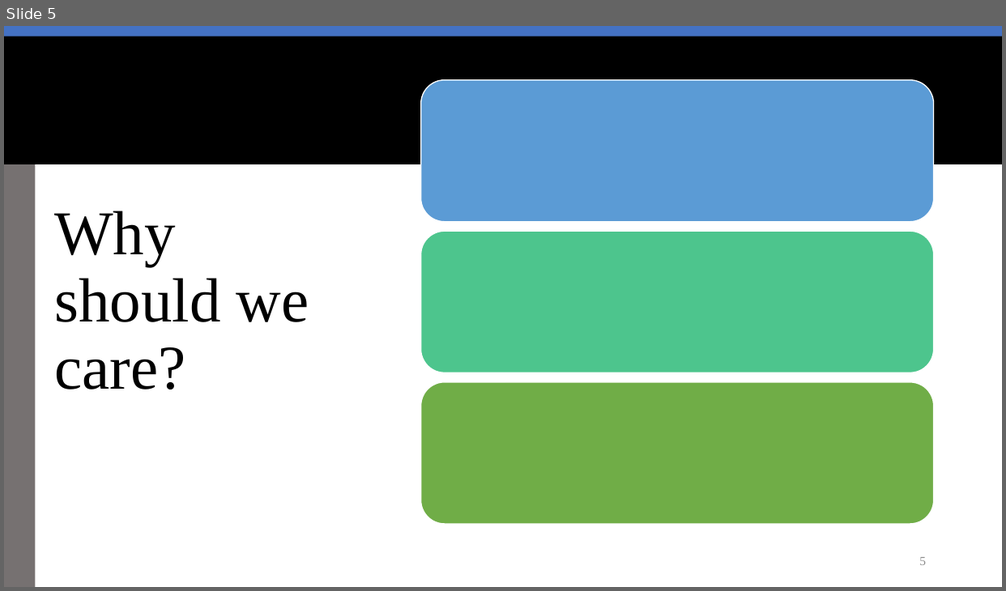
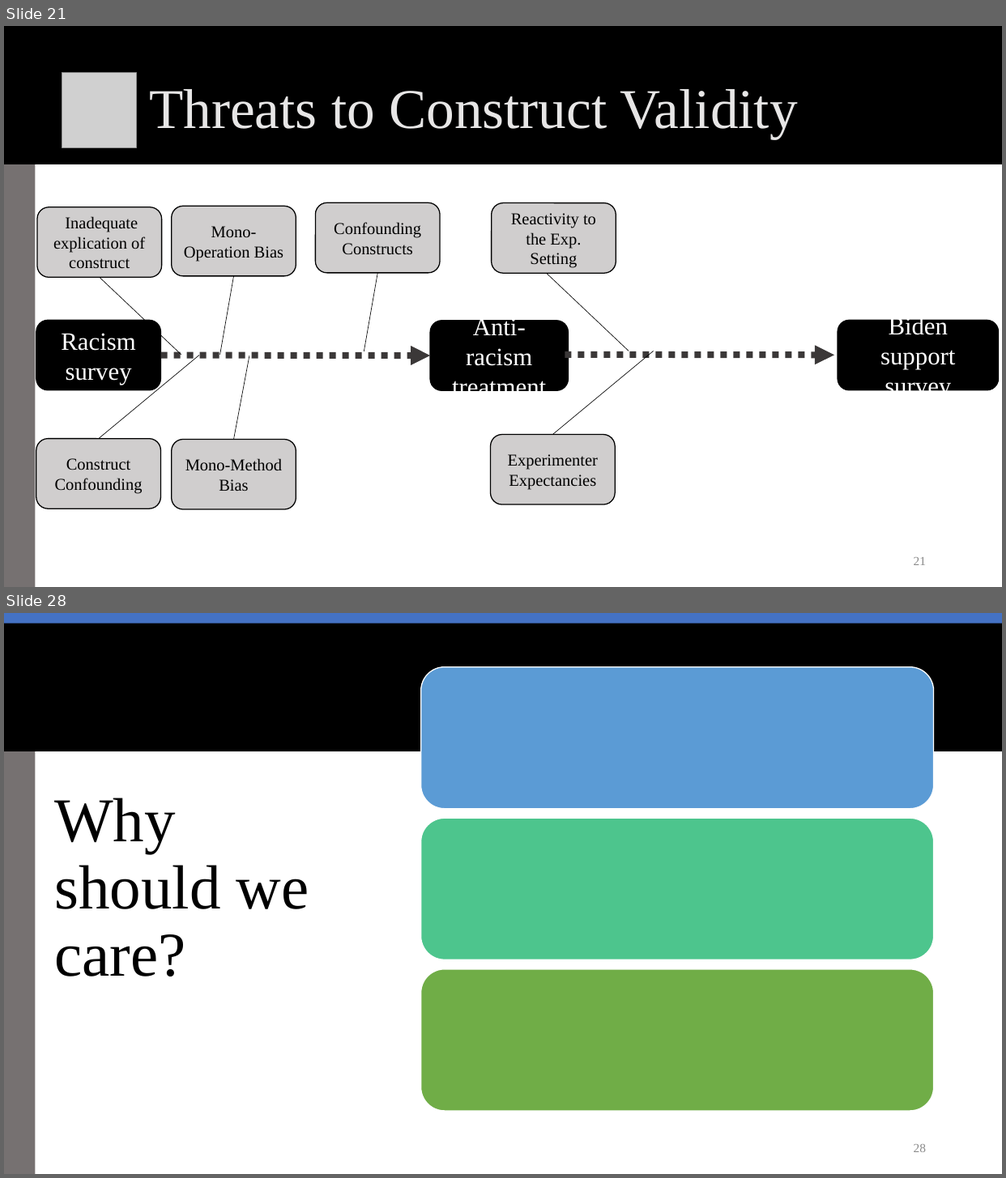
Before and after one commit to rossdahlke/course_writings, a slide deck: stanford_comm_318/week_03/week_03_scc.pptx. Shown one above the other, each under a label of ours: slide 5 before the commit, slides 21 and 28 after it; the slides between them are not shown. The pictures are 1006x591 and 1006x1178 pixels, drawn with LibreOffice and Linux fonts; fonts in the diff are those of the drawing; grey boxes stand for pictures; background and template pictures are left out. Boxes give left, top, right and bottom in pixels: in the first picture for what was removed or moved away, otherwise in the second. Text is boxed around its words. In the diff, an @@ line names an element or a change of style, - is before the commit and + after.

```diff
--- a/stanford_comm_318/week_03/week_03_scc.pptx
+++ b/stanford_comm_318/week_03/week_03_scc.pptx
@@ slide 21 added at <box>4,26,1002,587</box>, background #FFFFFF; not listed: 2 template elements that a slide beside it also shows @@
@@ picture added at <box>62,72,138,148</box> @@
@@ title added at <box>149,89,798,139</box>, 54 pt, text #E7E6E6 @@
+Threats to Construct Validity
@@ rounded rectangle added at <box>37,207,161,278</box>, fill #D0CECE, outline #000000 1 pt, 16 pt, text #000000 @@
+Inadequate explication of construct
@@ rounded rectangle added at <box>172,207,296,277</box>, fill #D0CECE, outline #000000 1 pt, 16 pt, text #000000 @@
+Mono-Operation Bias
@@ rounded rectangle added at <box>315,203,440,273</box>, fill #D0CECE, outline #000000 1 pt, 16 pt, text #000000 @@
+Confounding Constructs
@@ rounded rectangle added at <box>492,203,616,274</box>, fill #D0CECE, outline #000000 1 pt, 16 pt, text #000000 @@
+Reactivity to the Exp. Setting
@@ line added from (100, 278) to (181, 355), #000000 0.5 pt @@
@@ line added from (234, 276) to (220, 355), #000000 0.5 pt @@
@@ line added from (377, 273) to (364, 352), #000000 0.5 pt @@
@@ line added from (547, 274) to (629, 351), #000000 0.5 pt @@
@@ rounded rectangle added at <box>36,320,160,390</box>, fill #000000, outline #000000 1 pt, 24 pt, text #FFFFFF @@
+Racism survey
@@ rounded rectangle added at <box>430,321,568,391</box>, fill #000000, outline #000000 1 pt, 24 pt, text #FFFFFF @@
+Anti-racism treatment
@@ rounded rectangle added at <box>838,320,999,390</box>, fill #000000, outline #000000 1 pt, 24 pt, text #FFFFFF @@
+Biden support survey
@@ line added from (98, 439) to (199, 356), #000000 0.5 pt @@
@@ arrow added from (160, 356) to (430, 356), #3B3838 6.25 pt dashed @@
@@ line added from (234, 440) to (249, 356), #000000 0.5 pt @@
@@ line added from (552, 435) to (654, 351), #000000 0.5 pt @@
@@ arrow added from (565, 355) to (834, 356), #3B3838 6.25 pt dashed @@
@@ rounded rectangle added at <box>491,435,615,506</box>, fill #D0CECE, outline #000000 1 pt, 16 pt, text #000000 @@
+Experimenter Expectancies
@@ rounded rectangle added at <box>36,439,160,510</box>, fill #D0CECE, outline #000000 1 pt, 16 pt, text #000000 @@
+Construct Confounding
@@ rounded rectangle added at <box>172,440,296,510</box>, fill #D0CECE, outline #000000 1 pt, 16 pt, text #000000 @@
+Mono-Method Bias
@@ page number added at <box>914,557,926,565</box>, 12 pt, text #8C8C8C @@
+21
@@ what was slide 5 is now slide 28 @@
@@ page number at <box>914,1144,926,1152</box>: text changed @@
-5
+28
```
Also in this commit, not shown: 8 slides changed, 33 other slides added, 8 slides removed, 1 other file.
